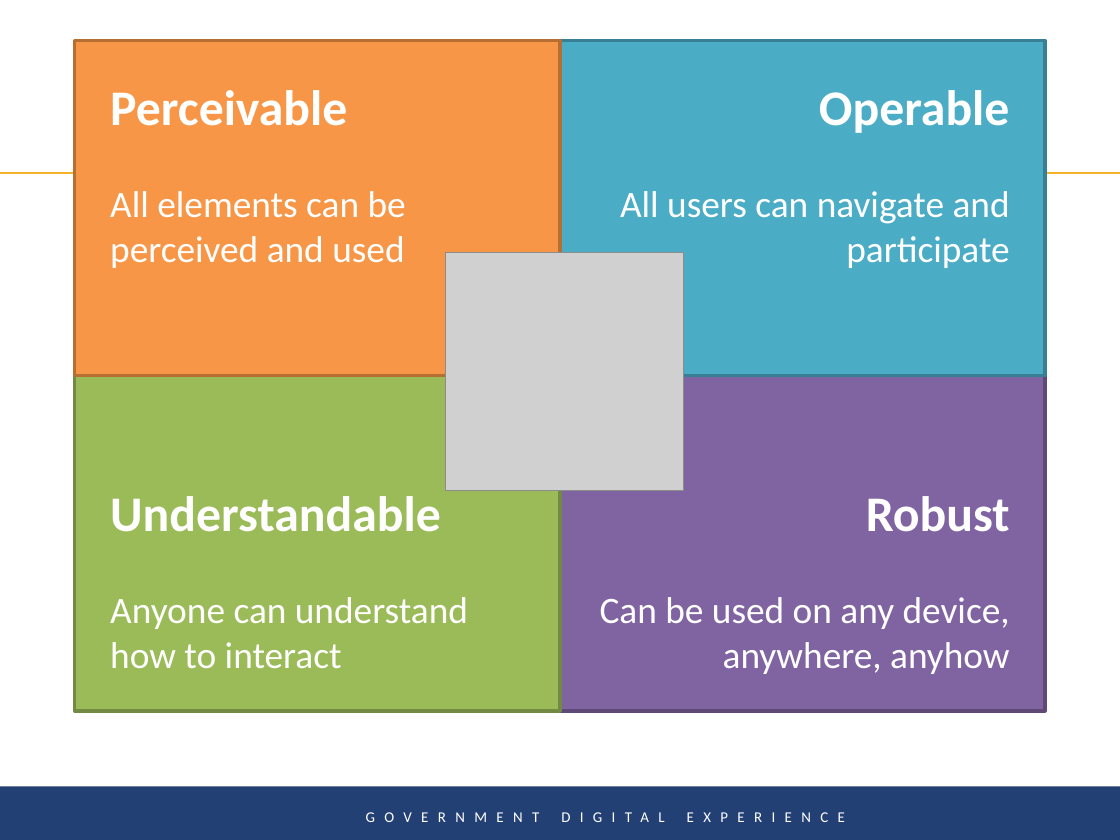
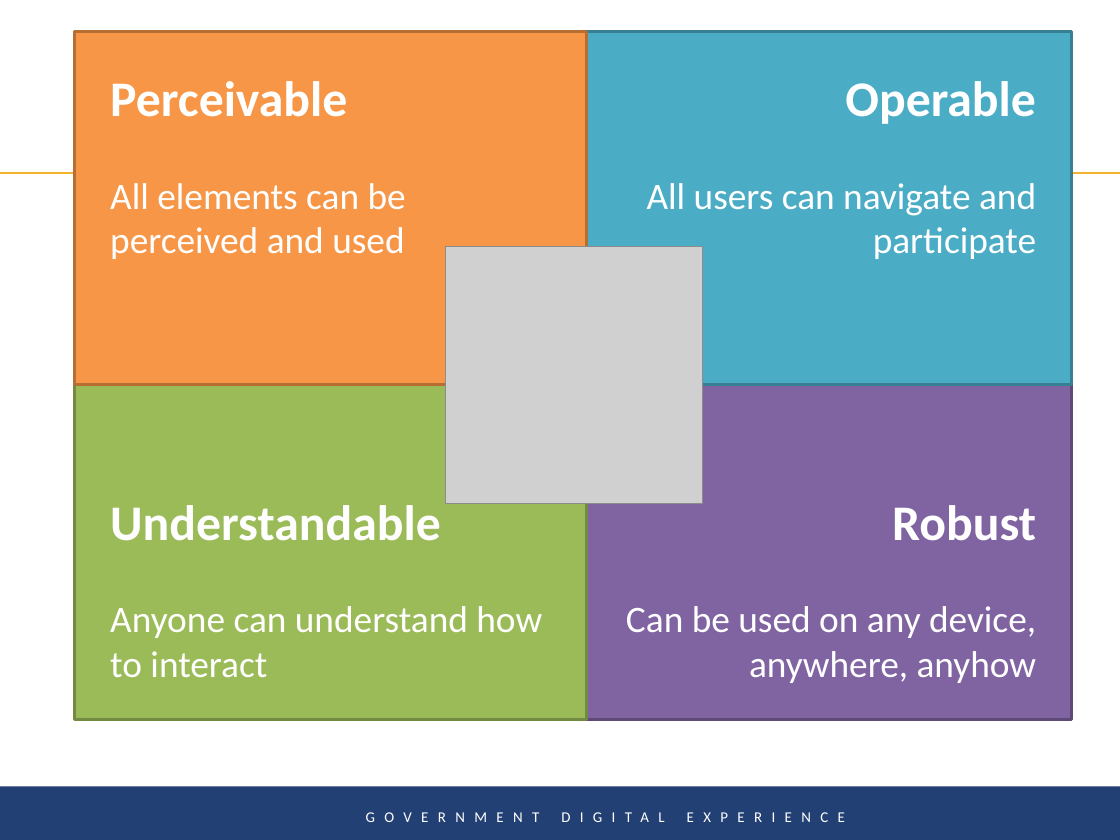
Before and after one commit to Gavin-McLeod/Accessibility-presentation, a slide deck: slide 15 of Digital Product Innovation in the Public Service-TRAN.pptx. Drawn at 1120x840 pixels with LibreOffice and Linux fonts; fonts in the diff are those of the drawing; grey boxes stand for pictures; background and template pictures are left out. Boxes give left, top, right and bottom in pixels: in the first picture for what was removed or moved away, otherwise in the second. Text is boxed around its words. In the diff, an @@ line names an element or a change of style, - is before the commit and + after.

```diff
--- a/Digital Product Innovation in the Public Service-TRAN.pptx
+++ b/Digital Product Innovation in the Public Service-TRAN.pptx
@@ title "WCAG Principles": place and size @@
-title "WCAG Principles" at (302, 71, 817, 150)
+title "WCAG Principles" at (330, 71, 845, 150)
@@ rectangle "Perceivable": place and size @@
-rectangle "Perceivable" at (75, 40, 560, 376)
+rectangle "Perceivable" at (75, 32, 587, 385)
@@ rectangle "Operable": place and size @@
-rectangle "Operable" at (560, 40, 1045, 376)
+rectangle "Operable" at (560, 32, 1072, 385)
@@ picture: place and size @@
-picture at (446, 252, 684, 491)
+picture at (446, 246, 703, 504)
@@ rectangle "Understandable": place and size @@
-rectangle "Understandable" at (75, 375, 560, 711)
+rectangle "Understandable" at (75, 367, 587, 720)
@@ rectangle "Robust": place and size @@
-rectangle "Robust" at (560, 375, 1045, 711)
+rectangle "Robust" at (560, 367, 1072, 720)
```
Also in this commit, not shown: 2 other slides changed, 4 slides added, 1 slide removed, 1 other file.
